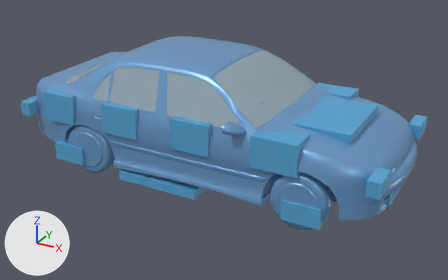
Two versions of the glTF model wwwroot/models/car.glb, one commit apart.
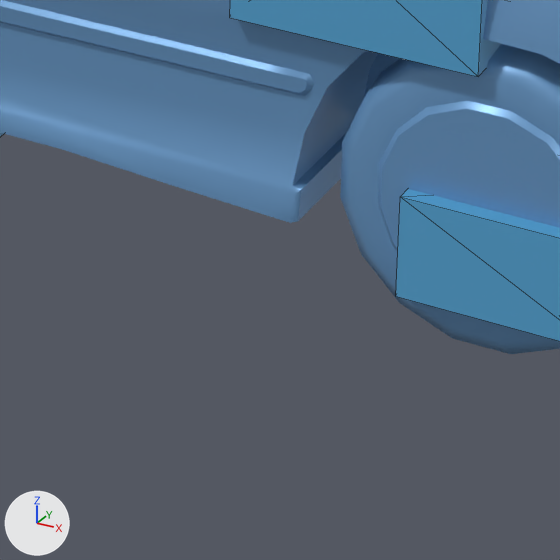
The first picture shows the older version from a camera (50 mm lens) standing at (3.89, -6.52, 2.64) and looking at (0.35, -0.09, -0.57). The close-ups show the older and then the newer version on the part from 46% to 70% of the width and 59% to 96% of the height of that picture. Only the edits that show in the close-ups are written down. Arrows for +X, +Y and +Z are at lower left; the lights stay in place. The close-ups show mesh edges as thin lines. Where no turn or scale is listed for an object, it has been applied to the vertices.

Names of what the first close-up shows: 'Object_3', 'WheelFrontRight', 'WingFrontRight'.
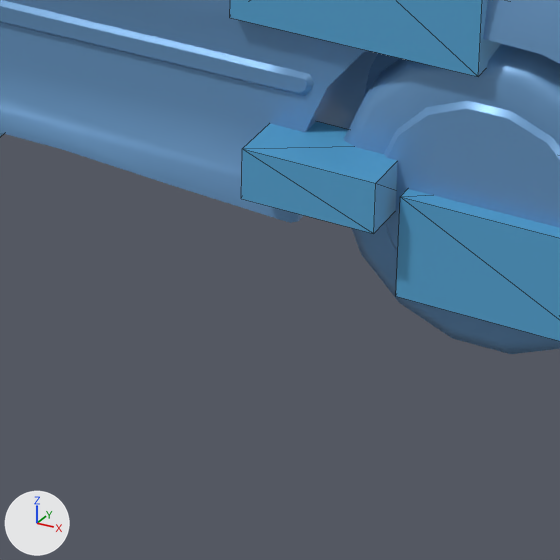
Changed parts and their boxes (x1, y1, x2, y2) in the close-ups (560 x 560 px):
'FenderlinerFrontRight', added (blue)
    after: (241, 121, 397, 234)

What the commit changed:
Mesh me_cube_036 is new.
It is a box spanning x -0.15..0.15, y -0.092..0.092, z -0.059..0.059.
It uses material mat_hitbox (blue #55a4d3).
Object 'FenderlinerFrontRight' (ob_fenderlinerfrontright) is new; it shows me_cube_036.
Its location is (1.411, -1.015, -0.668).
